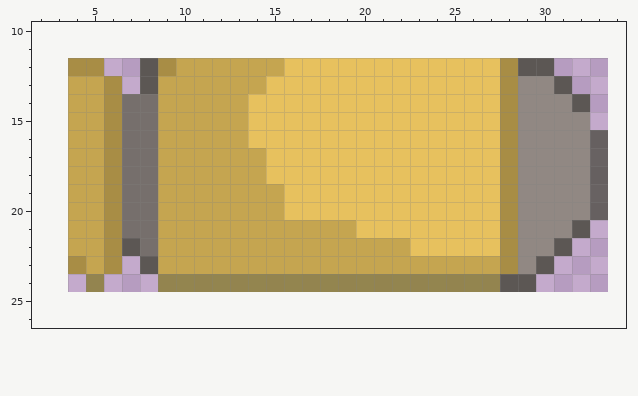
Pixel-art sprite -- resources/assets/bullet/SbulletL.png. The first picture shows the starting point.
The file is 30x13 pixels. Colours within 5 levels of each other are drawn and written as one. Shown: x 2..34, y 10..26. The old version is drawn lined up with the new one, on the new canvas.
New version:
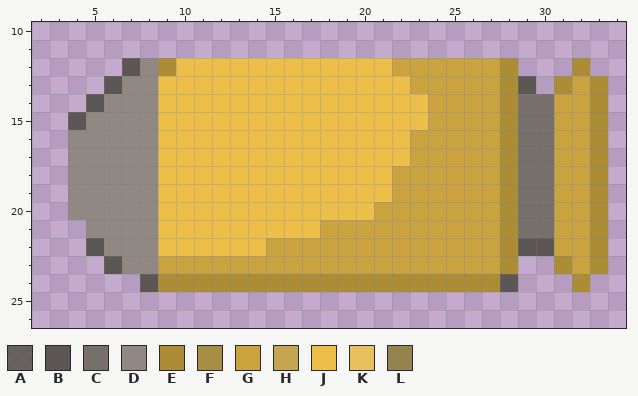
Palette (. is transparent): A #5b5853e0  B #5c5754  C #766f6c  D #918883  E #ad8c36  F #a88d45  G #cba33e  H #c5a550  J #eebf48  K #e7c15e  L #92844dfb
From old to new:
canvas 30x13 -> 38x38, the old top-left corner now at 4,12
Changed rows in their new state; - is an unchanged pixel.
first column x 4:
12 ..-BDEJJJJJJJJJJJJGGGGGGE..-E-
13 ..BDDJJJJJJJJJJJJJJGGGGGEB.EGE
14 .BDDDJJJJJJJJJJJJJJJGGGGECCGGE
15 BDDDDJJJJJJJJJJJJJJJGGGGECCGGE
16 DDDDDJJJJJJJJJJJJJJGGGGGECCGGE
17 DDDDDJJJJJJJJJJJJJJGGGGGECCGGE
18 DDDDDJJJJJJJJJJJJJGGGGGGECCGGE
19 DDDDDJJJJJJJJJJJJJGGGGGGECCGGE
20 DDDDDJJJJJJJJJJJJGGGGGGGECCGGE
21 .DDDDJJJJJJJJJGGGGGGGGGGECCGGE
22 .BDDDJJJJJJGGGGGGGGGGGGGEBBGGE
23 ..BDDGGGGGGGGGGGGGGGGGGGE..EGE
24 -.--BEEEEEEEEEEEEEEEEEEE-.--E-
Pixel boxes of the changes (left, top, right, bottom) in both pictures:
changed: (68, 58, 608, 292)
